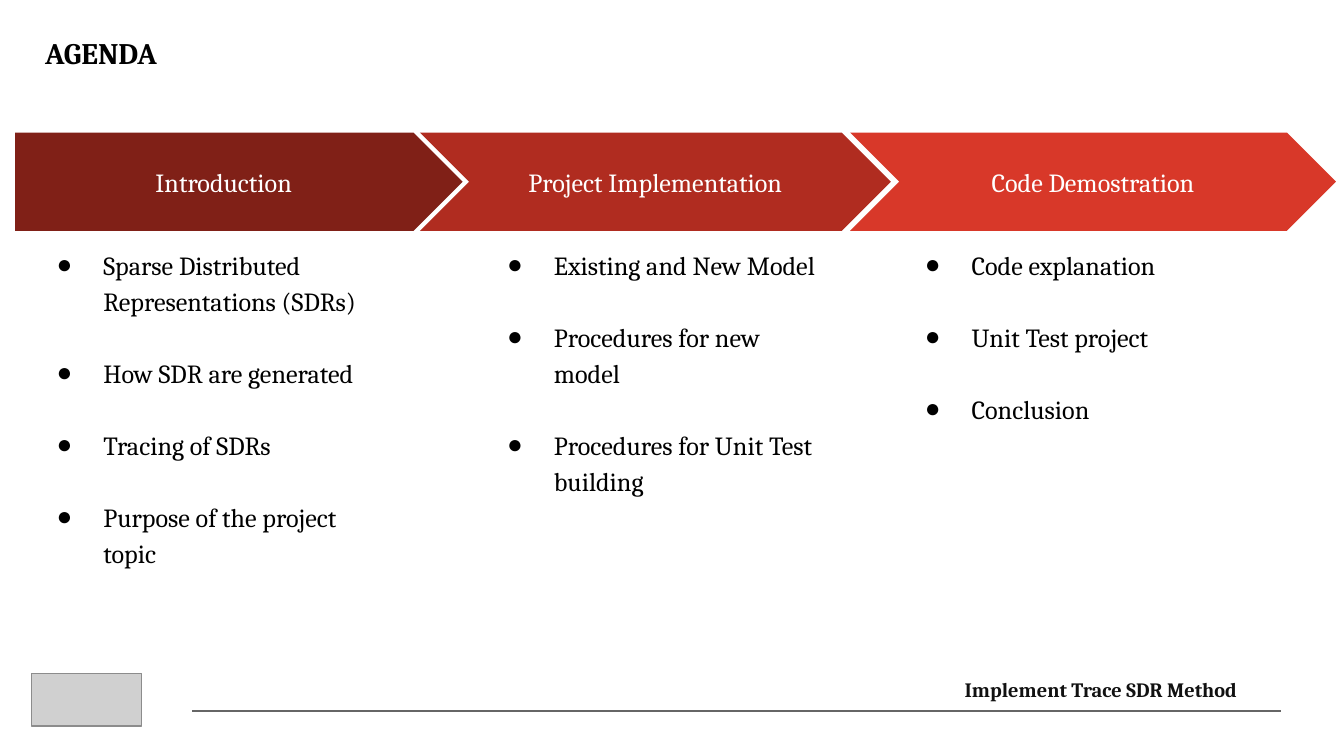
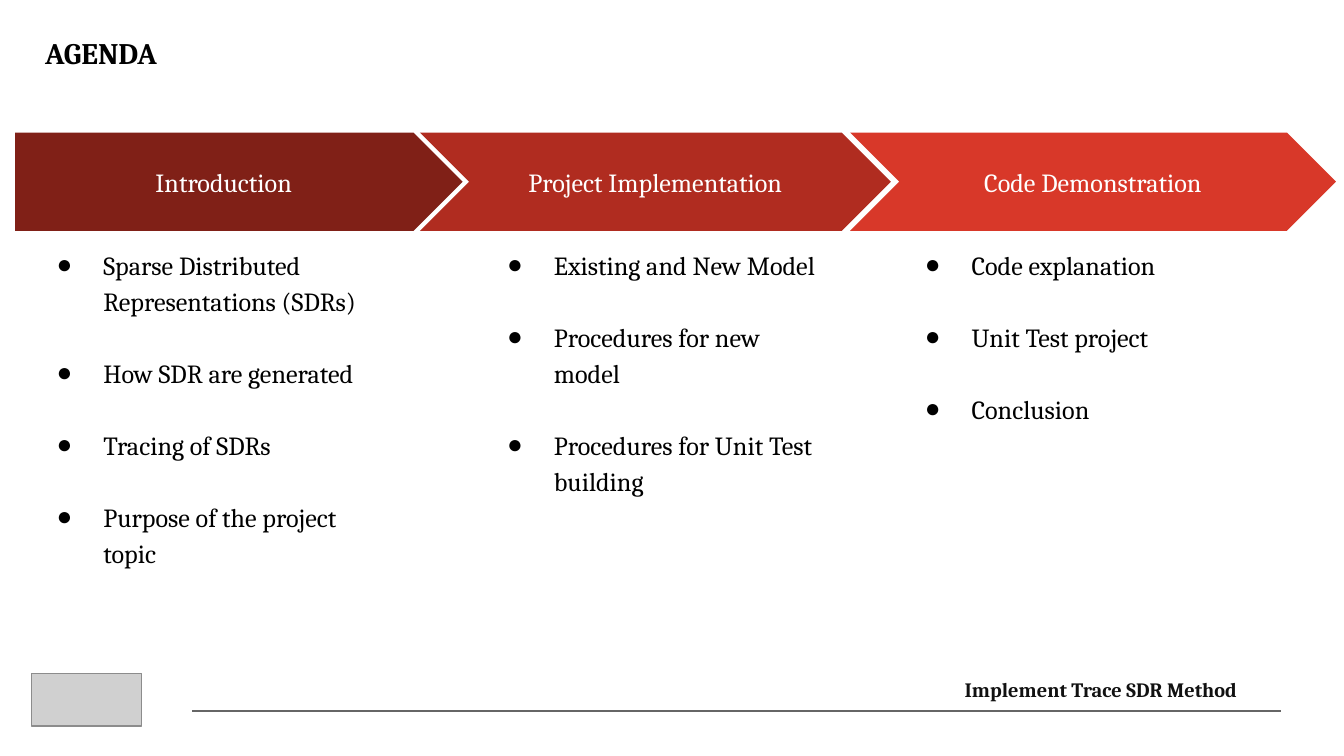
Before and after one commit to aishincp/neocortexapi, a slide deck: slide 2 of My_Project/Documentation/Implement_Trace_SDR_Method.pptx. Drawn at 1344x756 pixels with LibreOffice and Linux fonts; fonts in the diff are those of the drawing; grey boxes stand for pictures. Boxes give left, top, right and bottom in pixels: in the first picture for what was removed or moved away, otherwise in the second. Text is boxed around its words. In the diff, an @@ line names an element or a change of style, - is before the commit and + after.

Commit message:
updated

```diff
--- a/My_Project/Documentation/Implement_Trace_SDR_Method.pptx
+++ b/My_Project/Documentation/Implement_Trace_SDR_Method.pptx
@@ text in chevron at box(984, 174, 1201, 193): text changed @@
-Code Demostration
+Code Demonstration
```
